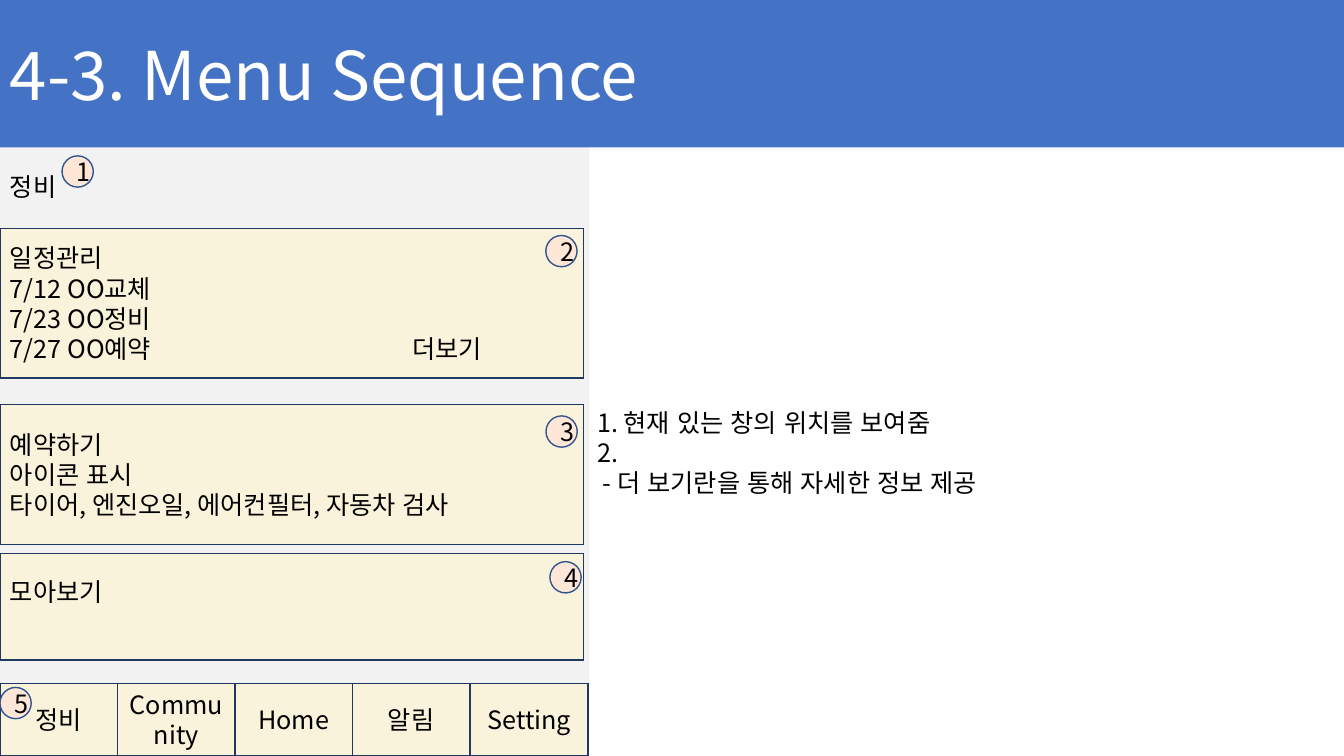
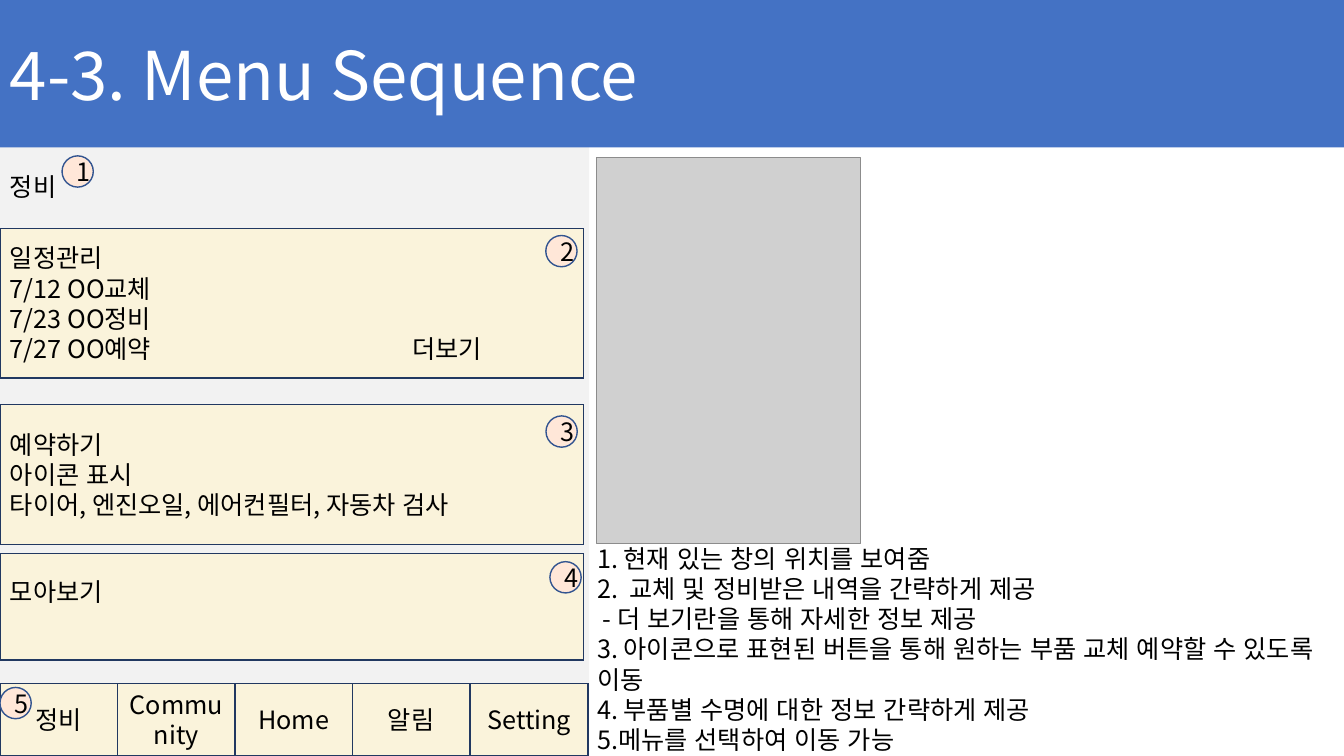
Before and after one commit to ChaeSung-Lee/DJ_InternShip, a slide deck: slide 59 of 2021_Summer/jp.hong/Project_BnC_jph.pptx (slide 54 before the commit). Drawn at 1344x756 pixels with LibreOffice and Linux fonts; fonts in the diff are those of the drawing; grey boxes stand for pictures. Boxes give left, top, right and bottom in pixels: in the first picture for what was removed or moved away, otherwise in the second. Text is boxed around its words. In the diff, an @@ line names an element or a change of style, - is before the commit and + after.

```diff
--- a/2021_Summer/jp.hong/Project_BnC_jph.pptx
+++ b/2021_Summer/jp.hong/Project_BnC_jph.pptx
@@ picture added at bbox=[597, 158, 861, 544] @@
@@ text at bbox=[597, 577, 1035, 600]: text changed @@
-2.
+2. 교체 및 정비받은 내역을 간략하게 제공
@@ text at bbox=[597, 637, 1314, 751]: paragraphs added @@
+3. 아이콘으로 표현된 버튼을 통해 원하는 부품 교체 예약할 수 있도록 이동
+4. 부품별 수명에 대한 정보 간략하게 제공
+5.메뉴를 선택하여 이동 가능
```
Also in this commit, not shown: 11 other slides changed, 13 slides added.
